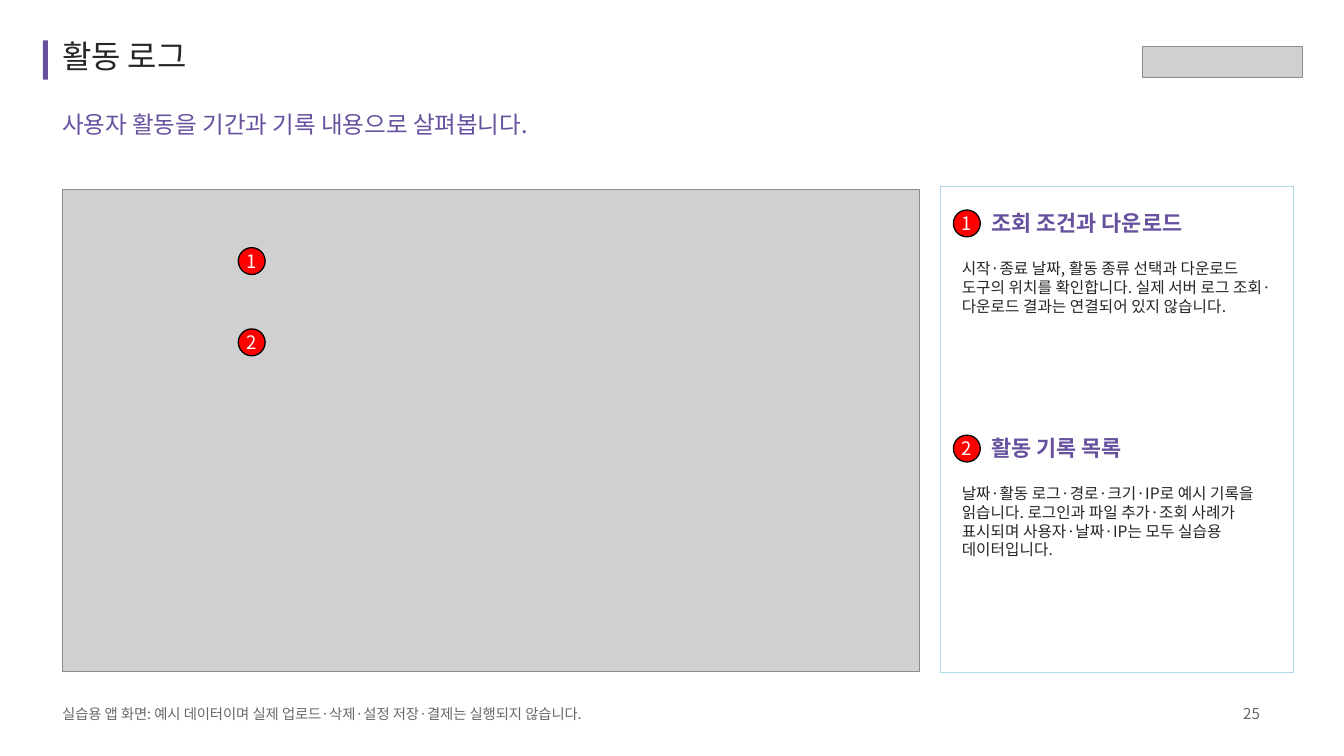
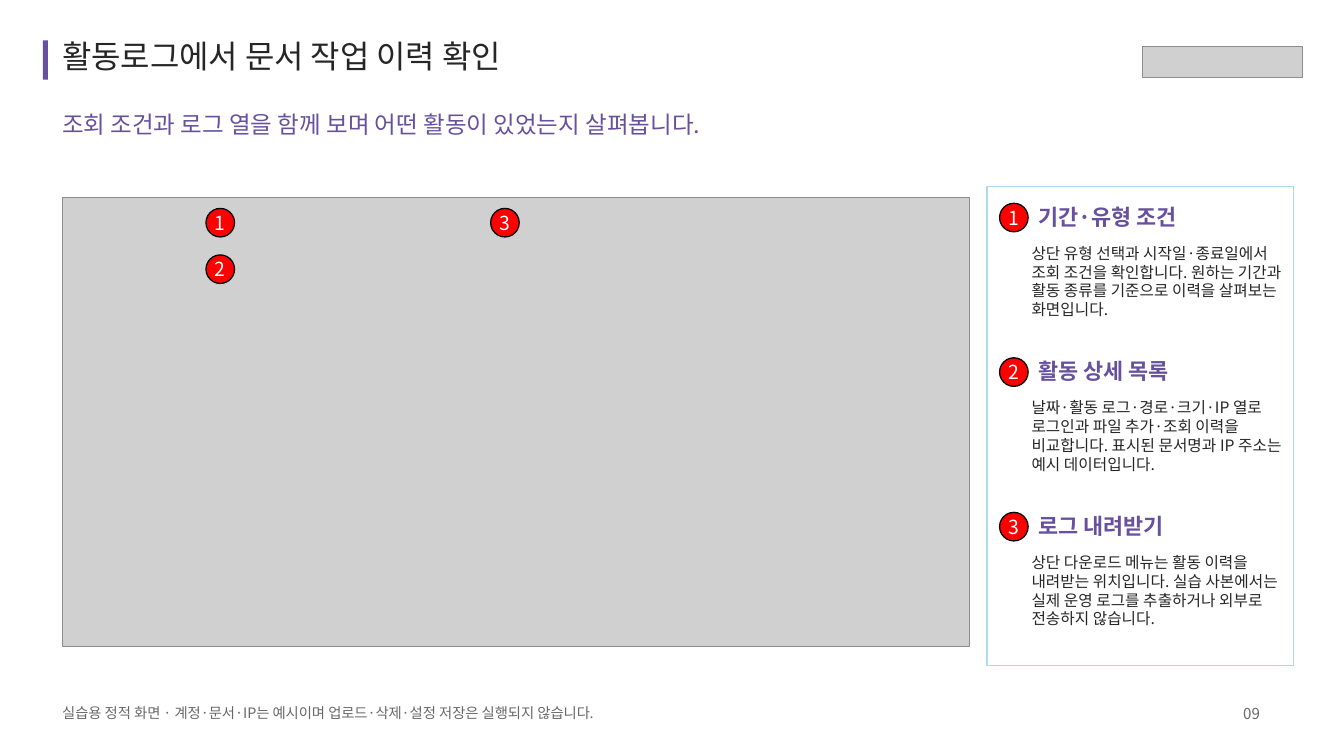
Before and after one commit to acmexii/cloudikehome, a slide deck: slide 9 of docs/cloudike-app-features.pptx (slide 25 before the commit). Drawn at 1344x756 pixels with LibreOffice and Linux fonts; fonts in the diff are those of the drawing; grey boxes stand for pictures. Boxes give left, top, right and bottom in pixels: in the first picture for what was removed or moved away, otherwise in the second. Text is boxed around its words. In the diff, an @@ line names an element or a change of style, - is before the commit and + after.

```diff
--- a/docs/cloudike-app-features.pptx
+++ b/docs/cloudike-app-features.pptx
@@ text at (x1=62, y1=41, x2=501, y2=71): text changed @@
-활동 로그
+활동로그에서 문서 작업 이력 확인
@@ text at (x1=62, y1=113, x2=700, y2=135): text changed @@
-사용자 활동을 기간과 기록 내용으로 살펴봅니다.
+조회 조건과 로그 열을 함께 보며 어떤 활동이 있었는지 살펴봅니다.
@@ picture resized from (x1=62, y1=189, x2=918, y2=672) to (x1=62, y1=198, x2=969, y2=647) @@
@@ ellipse "1" moved from (x1=238, y1=248, x2=264, y2=274) to (x1=206, y1=208, x2=234, y2=236) @@
@@ ellipse added at (x1=490, y1=208, x2=518, y2=236), fill #FF0000, outline #000000 1.13 pt, 17.2 pt, text #FFFFFF @@
+3
@@ rectangle resized from (x1=941, y1=186, x2=1294, y2=672) to (x1=987, y1=186, x2=1293, y2=665) @@
@@ rectangle at (x1=987, y1=186, x2=1293, y2=665): outline #AED8EC 0.75 pt to #AED8EC 1.13 pt @@
@@ ellipse "1" moved from (x1=953, y1=210, x2=980, y2=236) to (x1=1000, y1=203, x2=1028, y2=231) @@
@@ text at (x1=1038, y1=206, x2=1177, y2=227): text changed @@
-조회 조건과 다운로드
+기간·유형 조건
@@ ellipse "2" moved from (x1=238, y1=329, x2=264, y2=356) to (x1=206, y1=255, x2=234, y2=283) @@
@@ text removed at (x1=962, y1=261, x2=1271, y2=314) @@
-시작·종료 날짜, 활동 종류 선택과 다운로드 도구의 위치를 확인합니다. 실제 서버 로그 조회·다운로드 결과는 연결되어 있지 않습니다.
@@ text added at (x1=1032, y1=246, x2=1281, y2=317), 14 pt, text #262626 @@
+상단 유형 선택과 시작일·종료일에서 조회 조건을 확인합니다. 원하는 기간과 활동 종류를 기준으로 이력을 살펴보는 화면입니다.
@@ size 16.5 to 17.2 pt in 4 elements at (x1=1000, y1=203, x2=1028, y2=231), (x1=206, y1=208, x2=234, y2=236), (x1=206, y1=255, x2=234, y2=283), (x1=1000, y1=358, x2=1028, y2=386) @@
@@ ellipse "2" moved from (x1=953, y1=435, x2=980, y2=462) to (x1=1000, y1=358, x2=1028, y2=386) @@
@@ text at (x1=1038, y1=360, x2=1169, y2=381): text changed @@
-활동 기록 목록
+활동 상세 목록
@@ text at (x1=1032, y1=400, x2=1281, y2=472): text changed @@
-날짜·활동 로그·경로·크기·IP로 예시 기록을 읽습니다. 로그인과 파일 추가·조회 사례가 표시되며 사용자·날짜·IP는 모두 실습용 데이터입니다.
+날짜·활동 로그·경로·크기·IP 열로 로그인과 파일 추가·조회 이력을 비교합니다. 표시된 문서명과 IP 주소는 예시 데이터입니다.
@@ ellipse added at (x1=1000, y1=512, x2=1028, y2=540), fill #FF0000, outline #000000 1.13 pt, 17.2 pt, text #FFFFFF @@
+3
@@ text added at (x1=1038, y1=515, x2=1163, y2=536), 19.5 pt, text #67519E, bold @@
+로그 내려받기
@@ text added at (x1=1032, y1=555, x2=1278, y2=626), 14 pt, text #262626 @@
+상단 다운로드 메뉴는 활동 이력을 내려받는 위치입니다. 실습 사본에서는 실제 운영 로그를 추출하거나 외부로 전송하지 않습니다.
@@ text at (x1=62, y1=706, x2=593, y2=719): text changed @@
-실습용 앱 화면: 예시 데이터이며 실제 업로드·삭제·설정 저장·결제는 실행되지 않습니다.
+실습용 정적 화면 · 계정·문서·IP는 예시이며 업로드·삭제·설정 저장은 실행되지 않습니다.
@@ text at (x1=1243, y1=708, x2=1260, y2=719): text changed @@
-25
+09
```
Also in this commit, not shown: 10 other slides changed, 1 slide added, 17 slides removed, 17 other files.
